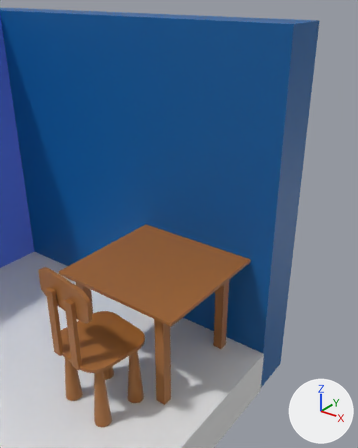
Before and after pictures for a commit that changed the Blender file Bedroom.blend.
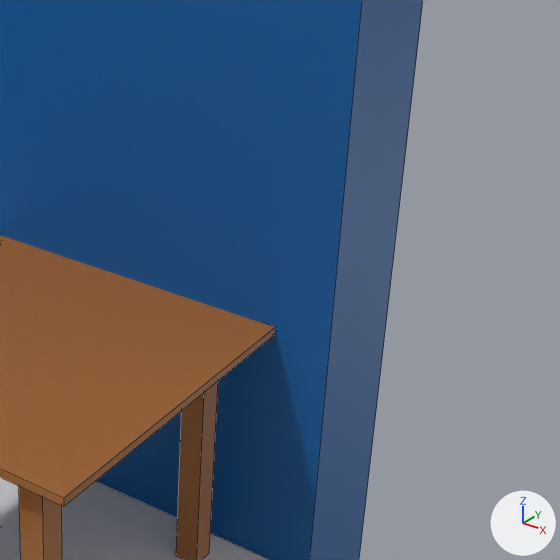
There are two pictures of each version: one from a 50 mm lens placed at (2.901, -1.574, 3.252), pointed at (0.85, 1.172, 1.595), one close up on the part from 41% to 100% of the width and 30% to 77% of the height. The axes (+X, +Y, +Z) are drawn at lower right. The lights are the same throughout. The close-ups show mesh edges as thin lines.

The first close-up shows 'Table_Leg', 'Table_Top', 'Walls'.
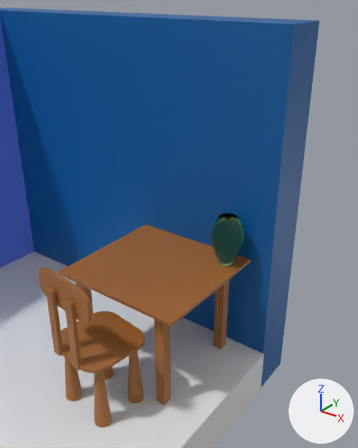
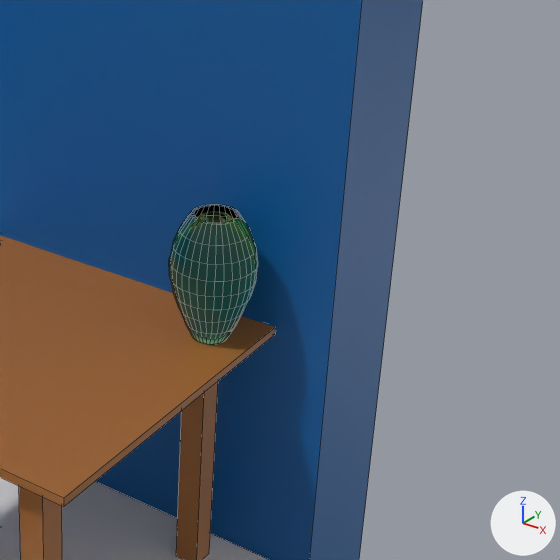
Where the change shows, as pixel boxes [x1, y1, x2, y2] in the close-ups (560 x 560 px):
```json
{"object": "Vase", "change": "added", "after": [169, 204, 258, 345]}
```

Scene script edits in JSON lines:
```json
{"op": "add", "block": "mat_vase_glass", "code": ["mat_vase_glass = principled_material('Vase_glass')", "mat_vase_glass.base_color = (0.0802, 0.578, 0.188)  # green #50c878", "mat_vase_glass.roughness = 0.0", "mat_vase_glass.ior = 1.45", "mat_vase_glass.transmission_weight = 1.0"]}
{"op": "add", "block": "me_cylinder_001", "code": ["me_cylinder_001 = bpy.data.meshes.new('Cylinder.001')", "me_cylinder_001.from_pydata(...)  # 320 vertices, 289 faces; spans x -0.64..0.64, y -0.64..0.64, z -1.0..1.0", "me_cylinder_001.polygons.foreach_set('use_smooth', [True] * 289)", "me_cylinder_001.materials.append(mat_vase_glass)  # green #50c878"]}
{"op": "add", "block": "ob_vase", "code": ["ob_vase = bpy.data.objects.new('Vase', me_cylinder_001)", "ob_vase.location = (1.178, 1.35, 1.483)", "ob_vase.scale = (0.198, 0.198, 0.198)"]}
```
